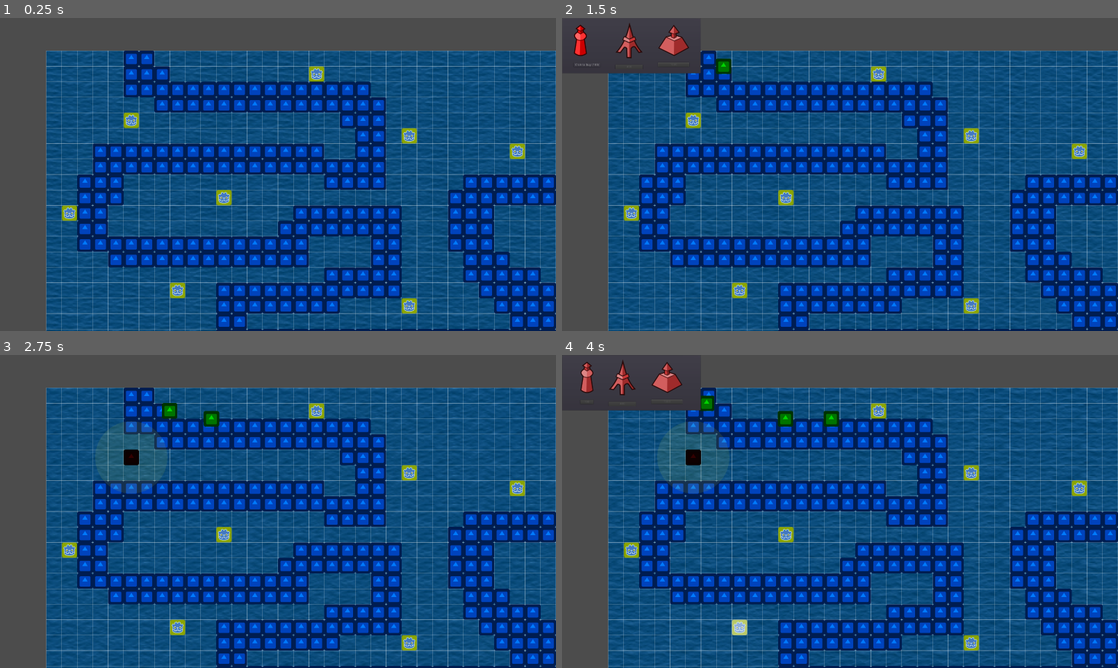
Above: before the commit, frames 1-4 (two rows, left to right).
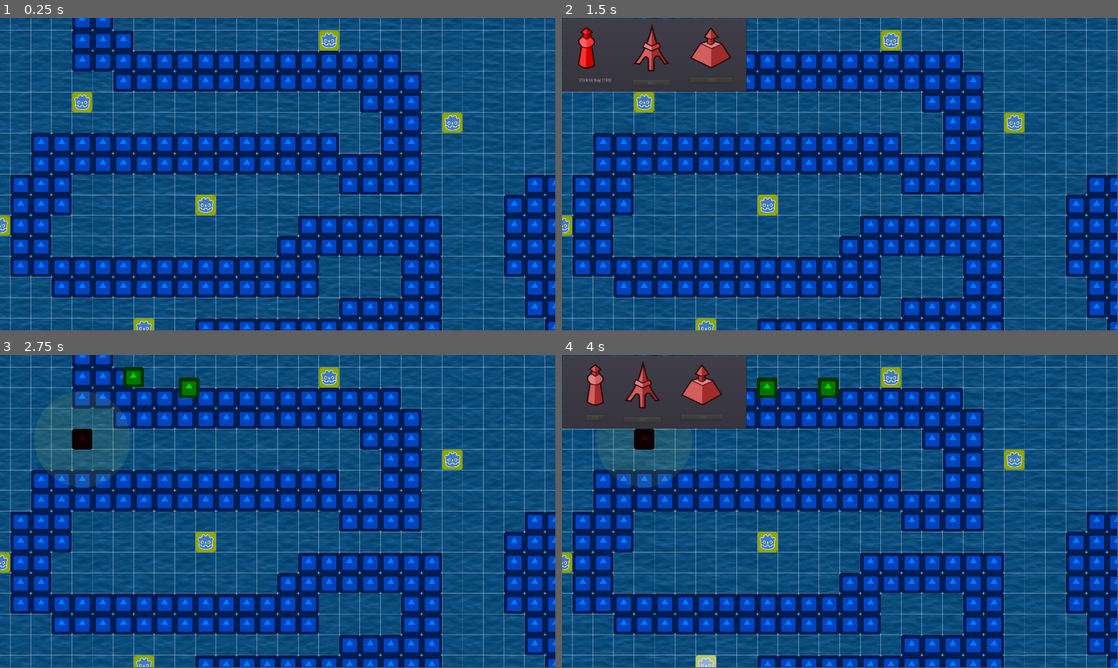
Above: after the commit, the same moments.

Repository: Dodoveloper/pdgt-game
Game: Godot game, scene res://Scenes/Map.tscn
Two runs of this game, one before a commit and one after it. Both use one fixed random seed, a clock stepped at 60 frames per second and the inputs below. The engine's default icon, where the game draws it, is replaced by a stand-in: a white triangle on a blue panel in a dark square.
Inputs (mouse positions are in pixels of both pictures, inside the frame that each line leads up to; where the layout moved, square brackets give the same spot in the first picture):
- Up to frame 1 (0.25 s): no input
- Up to frame 2 (1.5 s): click (645, 102) [695, 121] at 0.5 s; click (595, 49) [584, 39] at 1.25 s
- Up to frame 3 (2.75 s): click "Click to buy (100)" at 2 s
- Up to frame 4 (4 s): click (973, 642) at 2.77 s; click (706, 664) [739, 627] at 3.5 s
In our replay, the window is 800x450 before the commit and 799x449 after it. These sizes can differ from the game's own. Grey fills any space a smaller window leaves; there, only what the larger window draws over its background counts as a difference.

The runs differ from the first frame. In frame 1, 70% of the frame differs, in the area x 0-100%, y 0-100%; in frame 2, 67%; in frame 3, 70%; in frame 4, 67%.

Commit message:
fixed bullet position bug

Diff:
--- a/Scenes/Enemy.tscn
+++ b/Scenes/Enemy.tscn
@@ -8,7 +8,7 @@
 custom_solver_bias = 0.0
 extents = Vector2( 32, 32 )
 
-[node name="Sprite" type="KinematicBody2D"]
+[node name="Sprite" type="KinematicBody2D" index="0"]
 
 modulate = Color( 0.0335693, 0.859375, 0.0658274, 1 )
 position = Vector2( 320, 64 )
--- a/Scenes/Map.tscn
+++ b/Scenes/Map.tscn
@@ -6,7 +6,7 @@
 [ext_resource path="res://Scenes/Camera2D.tscn" type="PackedScene" id=4]
 [ext_resource path="res://Assets/Art/pixel_platform.png" type="Texture" id=5]
 
-[node name="Map" type="Node" index="0"]
+[node name="Map" type="Node"]
 
 script = ExtResource( 1 )
 enemy_count = 10
--- a/Scripts/Bullet.gd
+++ b/Scripts/Bullet.gd
@@ -5,7 +5,7 @@
 var damage = 2
 
 func start(pos, dir):
-	position = Vector2()
+	position = pos
 	rotation = dir
 	velocity = Vector2(speed, 0).rotated(dir)
 
--- a/Scripts/Test.gd
+++ b/Scripts/Test.gd
@@ -4,7 +4,7 @@
 var nav = null setget set_nav
 var path = []
 var goal = Vector2()
-var life = 50
+var life = 30
 
 func set_nav(new_nav):
 	nav = new_nav
--- a/Scripts/Turret.gd
+++ b/Scripts/Turret.gd
@@ -37,7 +37,7 @@
 func shoot(pos):
 	var b = Bullet.instance()
 	var a = (pos - global_position).angle()
-	b.start(global_position, a + rand_range(-0.05, 0.05))
+	b.start(position, a + rand_range(-0.05, 0.05))
 	get_parent().add_child(b)
 	can_shoot = false
 	$ShootTimer.start()
--- a/project.godot
+++ b/project.godot
@@ -21,8 +21,8 @@
 
 [display]
 
-window/size/width=2560
-window/size/height=1440
+window/size/width=1920
+window/size/height=1080
 window/size/resizable=false
 window/handheld/emulate_touchscreen=true
 
